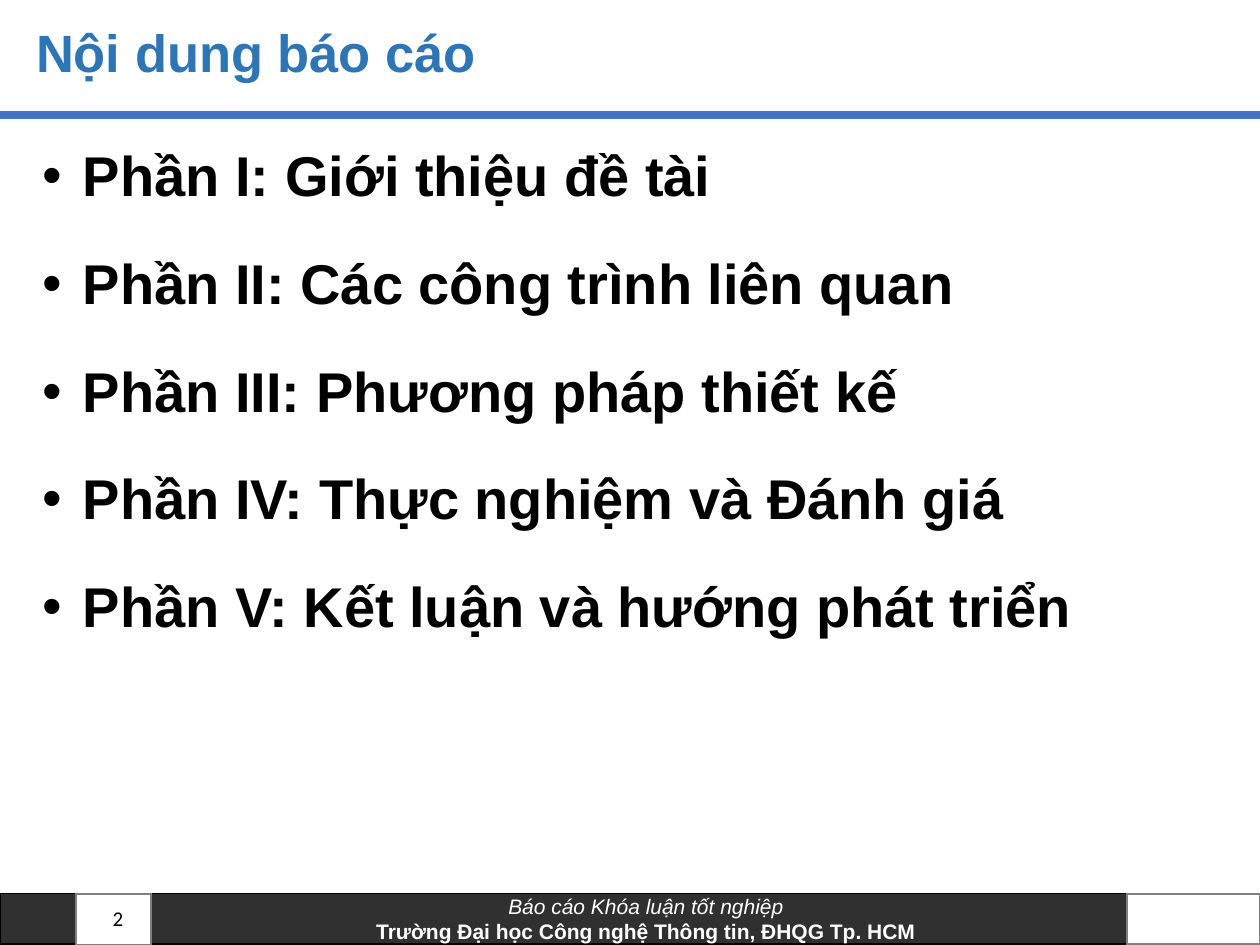
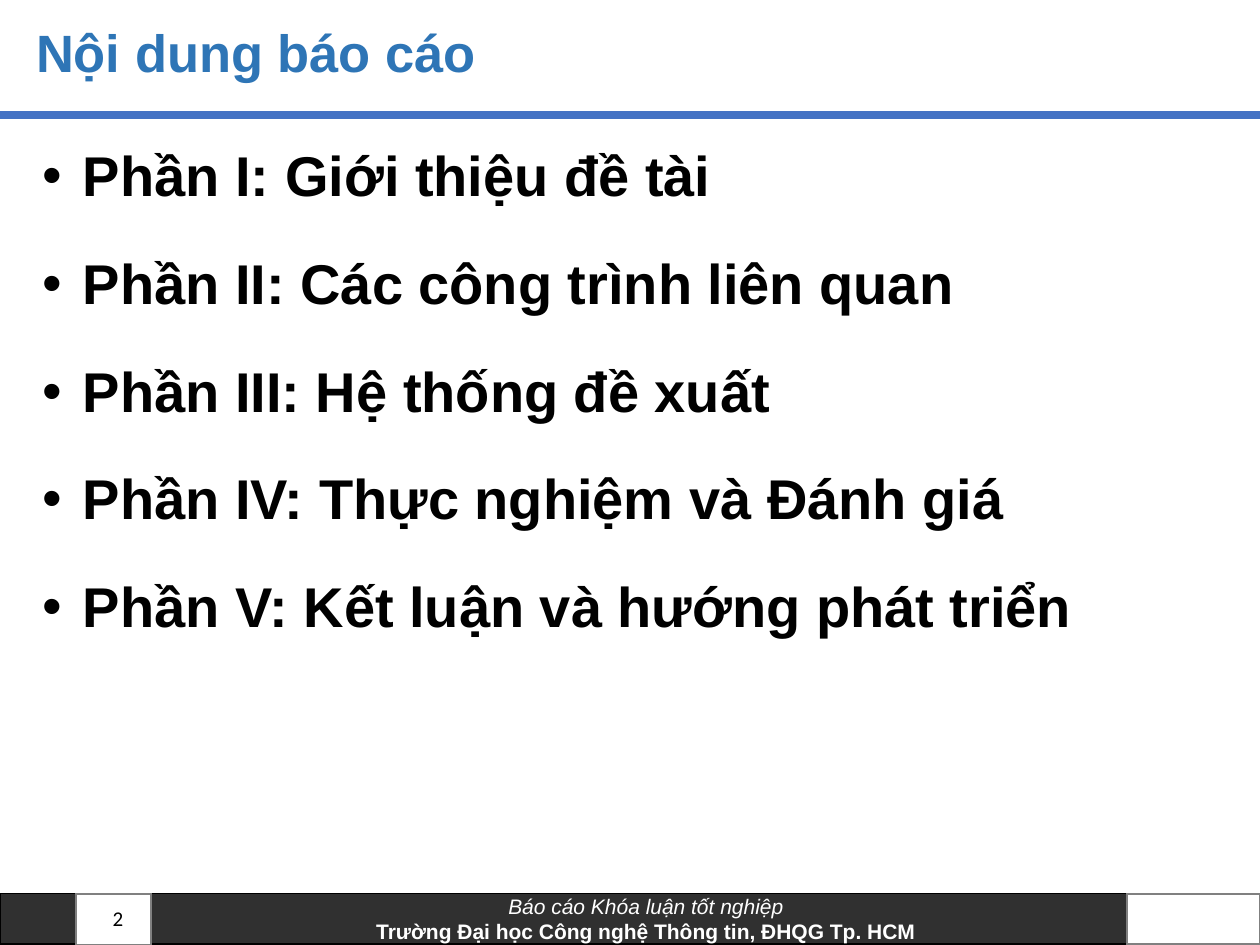
Before and after one commit to anhkiet1227/NT505_Thesis, a slide deck: slide 2 of Slide_20520605_VoAnhKiet.pptx. Drawn at 1260x945 pixels with LibreOffice and Linux fonts; fonts in the diff are those of the drawing; background and template pictures are left out. Boxes give left, top, right and bottom in pixels: in the first picture for what was removed or moved away, otherwise in the second. Text is boxed around its words. In the diff, an @@ line names an element or a change of style, - is before the commit and + after.

```diff
--- a/Slide_20520605_VoAnhKiet.pptx
+++ b/Slide_20520605_VoAnhKiet.pptx
@@ text at <box>83,369,770,422</box>: text changed @@
-• Phần III: Phương pháp thiết kế
+• Phần III: Hệ thống đề xuất
```
Also in this commit, not shown: 9 other slides changed, 2 slides added, 1 other file.
